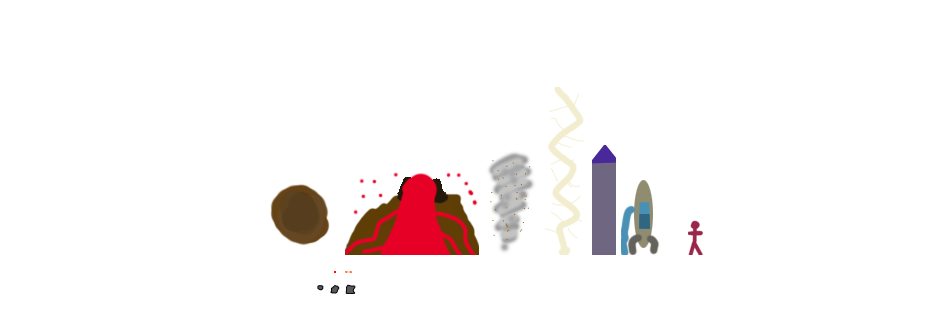
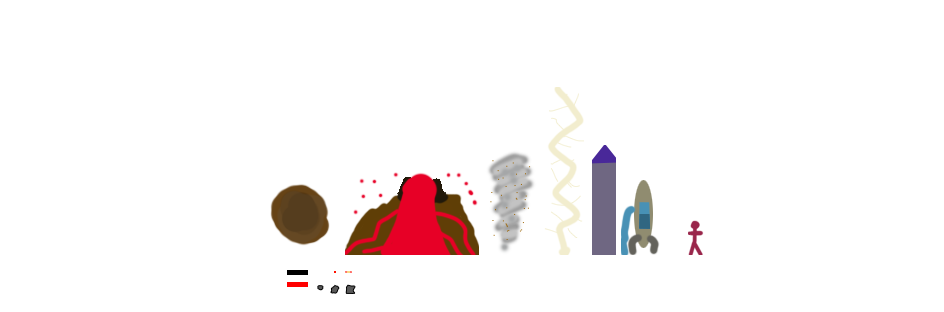
Comparing the layer stacks of the two 944 × 312 images. Changes:
added group "healthbar_bar.png" with 1 layers above "healthbar_bg.png" over (287, 282, 308, 287)
added layer "Vrstva 14" (1st of 2, in "healthbar_bar.png") in group "healthbar_bar.png" over (287, 282, 308, 287)
added group "healthbar_bg.png" with 1 layers above "debris3.png" over (287, 270, 308, 275)
added layer "Vrstva 14" (2nd of 2, in "healthbar_bg.png") in group "healthbar_bg.png" over (287, 270, 308, 275)
